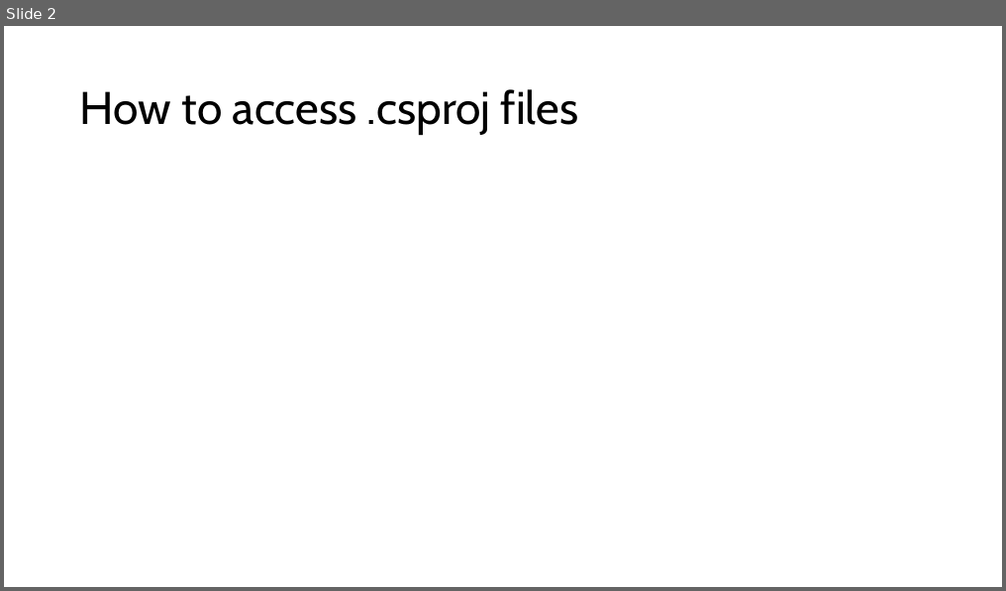
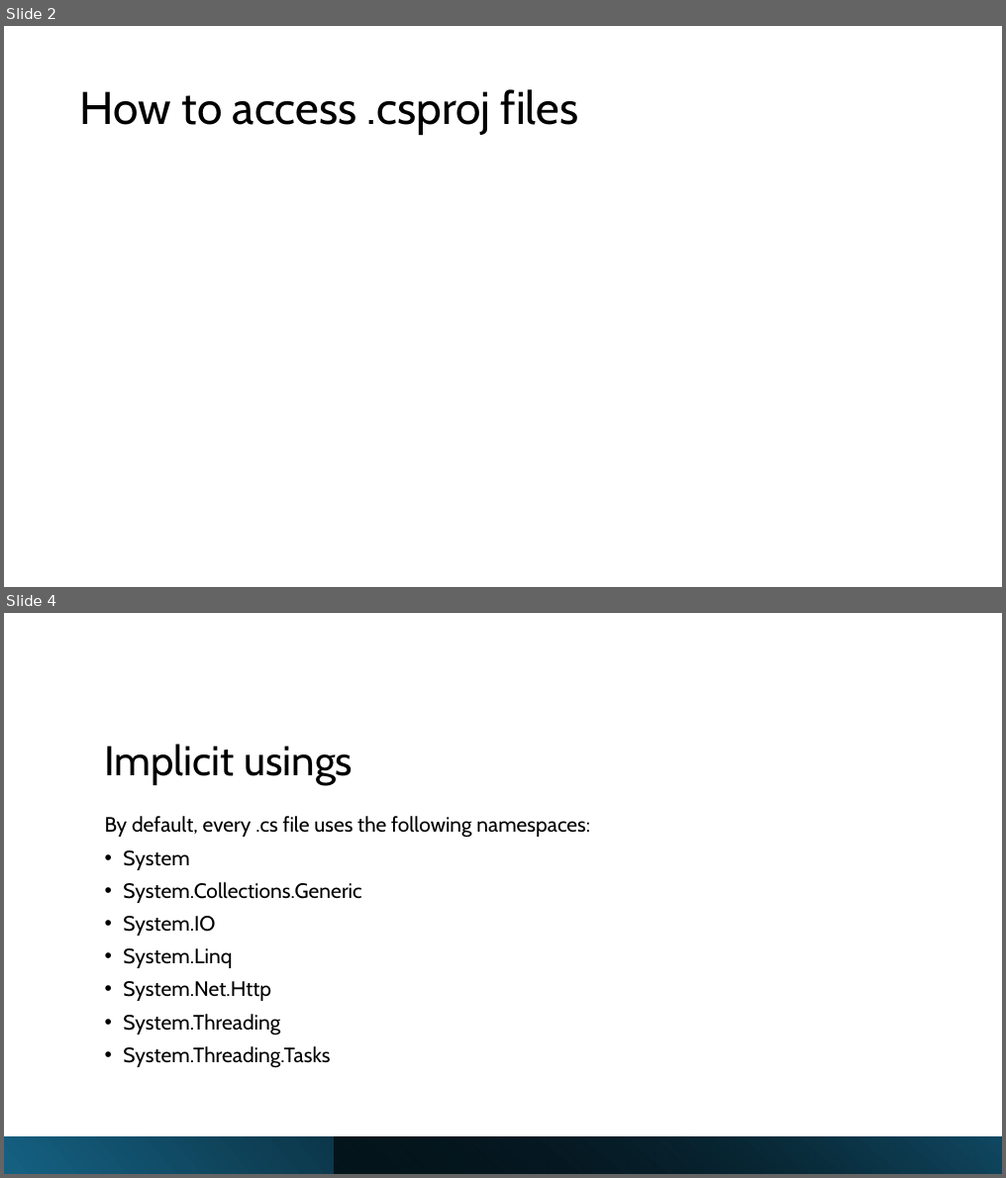
Before and after one commit to LuisSouto/C-sharp-new-features, a slide deck: slides.pptx. Shown one above the other, each under a label of ours: slide 2 before the commit, slides 2 and 4 after it; the slides between them are not shown. The pictures are 1006x591 and 1006x1178 pixels, drawn with LibreOffice and Linux fonts; fonts in the diff are those of the drawing. Boxes give left, top, right and bottom in pixels: in the first picture for what was removed or moved away, otherwise in the second. Text is boxed around its words. In the diff, an @@ line names an element or a change of style, - is before the commit and + after.

```diff
--- a/slides.pptx
+++ b/slides.pptx
@@ slide 4 added at (4,613,1002,1174), background #FFFFFF @@
@@ title added at (105,744,352,785), 40 pt, text #000000 @@
+Implicit usings
@@ text added at (105,816,590,1068), 20 pt, text #000000 @@
+By default, every .cs file uses the following namespaces:
+• System
+• System.Collections.Generic
+• System.IO
+• System.Linq
+• System.Net.Http
+• System.Threading
+• System.Threading.Tasks
@@ rectangle added at (4,1137,1002,1174), fill gradient #156082 to #000000 @@
@@ rectangle added at (335,1137,1002,1174), fill gradient #000000 to #104862 @@
```
Also in this commit, not shown: 4 slides changed, 1 other file.
